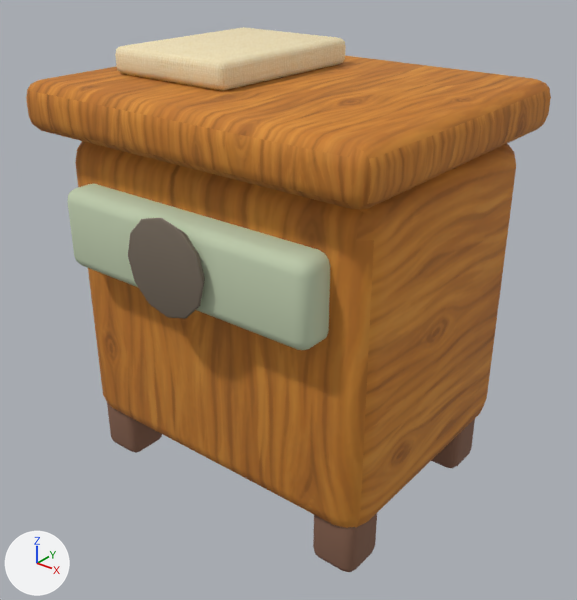
Two versions of the Blender file assets-source/blender/nightstand.blend, one commit apart.
Camera for both pictures: a 50 mm camera at (0.635, -0.794, 0.747) aimed at (0.013, -0.017, 0.266). Lighting does not change. The marker at lower left points along +X, +Y and +Z. The picture after the commit comes second.

Objects in the first picture: 'nightstand_book', 'nightstand_connected_carcass', 'nightstand_drawer', 'nightstand_foot', 'nightstand_foot.002', 'nightstand_foot.003', 'nightstand_knob', 'nightstand_top'.
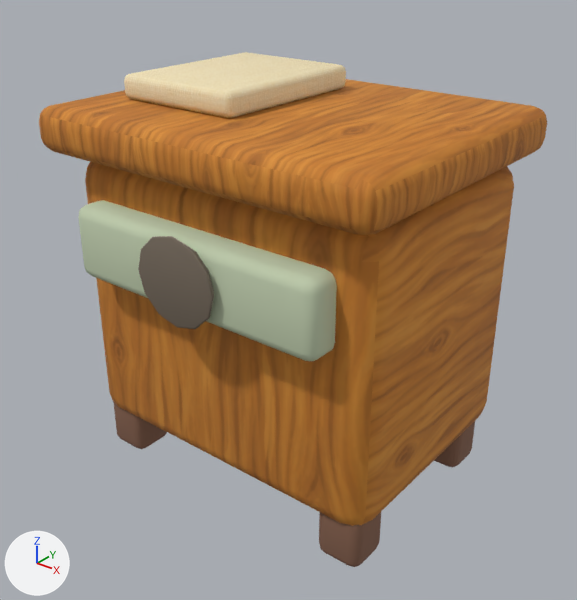
Where the newer file only moved an object's origin or applied its transform, the numbers keep the older frame.

Where the change shows, as pixel boxes (x1, y1, x2, y2) in the pictures (577 x 600 px):
'nightstand_connected_carcass', moved, rescaled: before (75, 141, 516, 528); after (85, 162, 514, 526)
'nightstand_top', moved, rescaled: before (26, 56, 551, 209); after (39, 79, 547, 235)
'nightstand_drawer', moved, rescaled: before (67, 184, 330, 350); after (78, 200, 337, 361)
'nightstand_book', moved, rescaled: before (115, 27, 346, 91); after (124, 52, 346, 118)
'nightstand_knob', moved, rescaled (8% shorter): before (128, 218, 205, 319); after (138, 236, 214, 329)
'nightstand_foot.002', moved, rescaled (7% shorter): before (313, 513, 377, 572); after (319, 512, 381, 567)
'nightstand_foot', moved, rescaled: before (107, 403, 162, 453); after (113, 401, 167, 449)

Edits to the bpy script that builds the scene:
```text
Change me_cube_077:
    remove me_cube_077.from_pydata(...)  # 96 vertices, 98 faces; spans x -0.239..0.239, y -0.185..0.185, z -0.213..0.213
    add me_cube_077.from_pydata(...)  # 96 vertices, 98 faces; spans x -0.239..0.239, y -0.163..0.196, z 0.058..0.458
    me_cube_077 part 1: the whole mesh is scaled about its middle by (1, 0.968, 0.94), then moved by (0.0, 0.017, 0.258)
Change me_cube_078:
    remove me_cube_078.from_pydata(...)  # 96 vertices, 98 faces; spans x -0.26..0.26, y -0.215..0.215, z -0.032..0.032
    add me_cube_078.from_pydata(...)  # 96 vertices, 98 faces; spans x -0.26..0.26, y -0.201..0.215, z 0.466..0.527
    me_cube_078 part 2: the whole mesh is scaled about its middle by (1, 0.968, 0.94), then moved by (0.0, 0.007, 0.497)
Change me_cube_079:
    remove me_cube_079.from_pydata(...)  # 96 vertices, 98 faces; spans x -0.195..0.195, y -0.027..0.027, z -0.053..0.053
    add me_cube_079.from_pydata(...)  # 96 vertices, 98 faces; spans x -0.195..0.195, y -0.203..-0.15, z 0.308..0.408
    me_cube_079 part 3: the whole mesh is scaled about its middle by (1, 0.968, 0.94), then moved by (0.0, -0.176, 0.358)
Change me_cone_012:
    used by ob_nightstand_knob; location = (0.0, -0.211, 0.381); rotation_euler = (1.571, 0.0, 0.0), in degrees (90, 0, 0)
    remove me_cone_012.from_pydata(...)  # 72 vertices, 62 faces; spans x -0.0621..0.0621, y -0.0621..0.0621, z -0.0184..0.0184
    add me_cone_012.from_pydata(...)  # 72 vertices, 62 faces; spans x -0.0621..0.0621, y -0.0811..0.0357, z -0.0313..0.0043
    me_cone_012 part 4: the whole mesh is scaled about its middle by (1, 0.94, 0.968), then moved by (0.0, -0.0227, -0.0135)
Change me_cube_081:
    remove me_cube_081.from_pydata(...)  # 96 vertices, 98 faces; spans x -0.0325..0.0325, y -0.0325..0.0325, z -0.055..0.055
    add me_cube_081.from_pydata(...)  # 96 vertices, 98 faces; spans x -0.2301..-0.1651, y -0.1537..-0.0908, z 0.0..0.1034
    me_cube_081 part 5: the whole mesh is scaled about its middle by (1, 0.968, 0.94), then moved by (-0.1976, -0.1222, 0.0517)
Change me_cube_083:
    remove me_cube_083.from_pydata(...)  # 96 vertices, 98 faces; spans x -0.0325..0.0325, y -0.0325..0.0325, z -0.055..0.055
    add me_cube_083.from_pydata(...)  # 96 vertices, 98 faces; spans x 0.1651..0.2301, y -0.1537..-0.0908, z 0.0..0.1034
    me_cube_083 part 6: the whole mesh is scaled about its middle by (1, 0.968, 0.94), then moved by (0.1976, -0.1222, 0.0517)
Change me_cube_085:
    remove me_cube_085.from_pydata(...)  # 96 vertices, 98 faces; spans x -0.095..0.095, y -0.125..0.125, z -0.018..0.018
    add me_cube_085.from_pydata(...)  # 96 vertices, 98 faces; spans x -0.195..-0.005, y -0.105..0.138, z 0.527..0.56
    me_cube_085 part 7: the whole mesh is scaled about its middle by (1, 0.968, 0.94), then moved by (-0.1, 0.017, 0.544)
Change ob_nightstand_connected_carcass:
    ob_nightstand_connected_carcass.location: (0.0, 0.01, 0.274) -> (0.0, 0.0, 0.0)
Change ob_nightstand_top:
    ob_nightstand_top.location: (0.0, 0.0, 0.528) -> (0.0, 0.0, 0.0)
Change ob_nightstand_drawer:
    ob_nightstand_drawer.location: (0.0, -0.189, 0.381) -> (0.0, 0.0, 0.0)
Change ob_nightstand_foot:
    ob_nightstand_foot.location: (-0.198, -0.133, 0.055) -> (0.0, 0.0, 0.0)
Change ob_nightstand_foot_002:
    ob_nightstand_foot_002.location: (0.198, -0.133, 0.055) -> (0.0, 0.0, 0.0)
Change ob_nightstand_book:
    ob_nightstand_book.location: (-0.1, 0.01, 0.578) -> (0.0, 0.0, 0.0)
```
